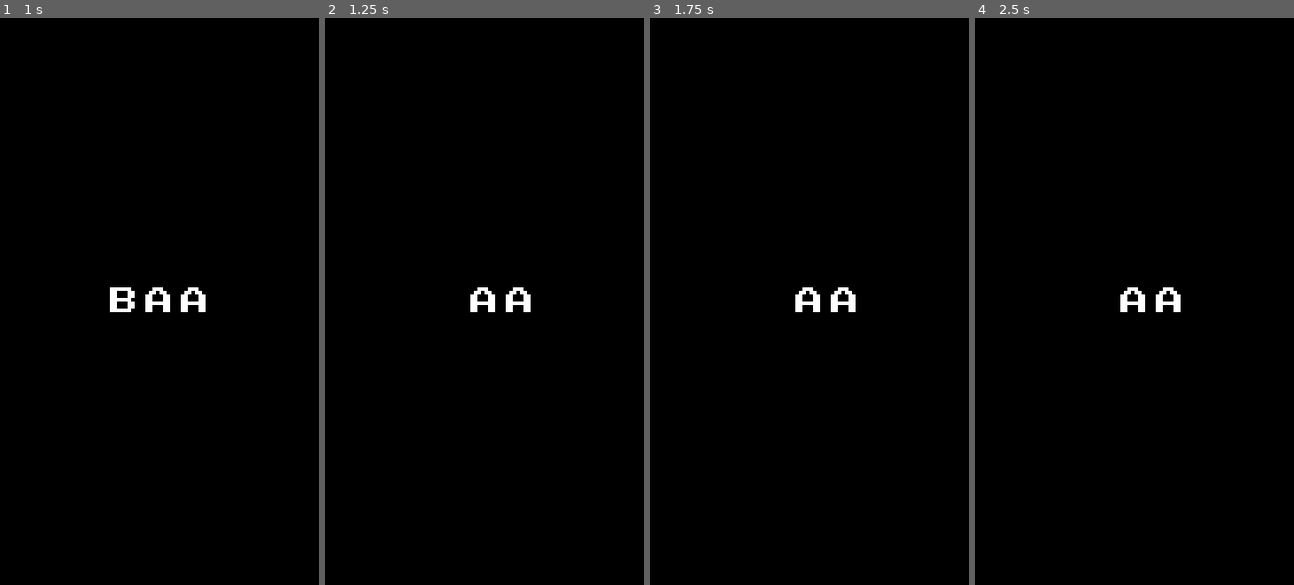
Above: before the commit, frames 1-4 (left to right).
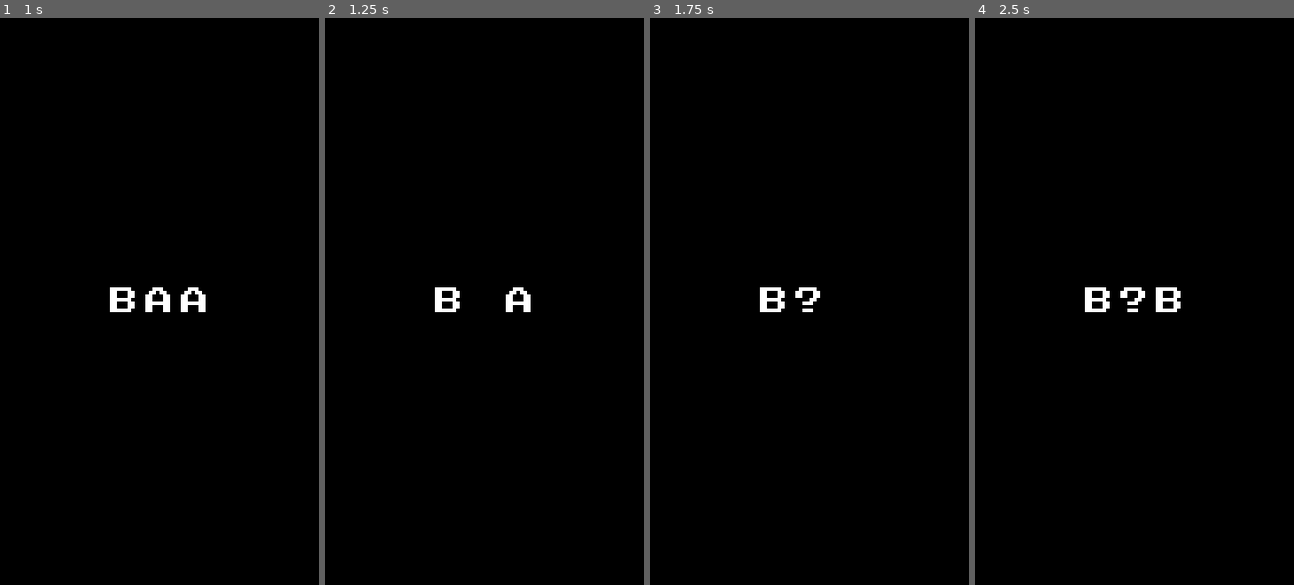
Above: after the commit, the same moments.

Repository: marcfreir/againstmonsters
Game: Godot game, scene res://scenes/nameSelector.tscn
Same seed, same stepped clock (60 frames per second), same inputs: the game is played once before the commit and once after it. This scene is started directly instead of the project's main scene.
Inputs:
- Up to frame 1 (1 s): hold Right (ui_right) from 0.53 s (still down); hold Space (power_release) from 0.53 s (still down)
- Up to frame 2 (1.25 s): keep holding Right (ui_right); keep holding Space (power_release)
- Up to frame 3 (1.75 s): release Right (ui_right) at 1.28 s; release Space (power_release) at 1.28 s; hold Left (ui_left) from 1.28 s (still down); tap Space (power_release) at 1.35 s
- Up to frame 4 (2.5 s): tap Enter at 2 s; release Left (ui_left) at 2.03 s; hold Right (ui_right) from 2.03 s (still down); hold Space (power_release) from 2.03 s (still down)

Frame 1 is identical in both runs. In frame 2, 0.4% of the frame differs, in the area x 34-54%, y 47-52%; in frame 3, 0.6%, in the area x 34-65%, y 47-52%; in frame 4, 0.5%.

Commit message:
Update & make the name selector choose the player name

Diff:
--- a/scenes/nameSelector.tscn
+++ b/scenes/nameSelector.tscn
@@ -44,8 +44,8 @@
 align = 1
 valign = 1
 
-[node name="Timer" type="Timer" parent="."]
+[node name="nameTimer" type="Timer" parent="."]
 wait_time = 0.2
 autostart = true
 
-[connection signal="timeout" from="Timer" to="." method="_on_Timer_timeout"]
+[connection signal="timeout" from="nameTimer" to="." method="_on_Timer_timeout"]
--- a/scripts/nameSelector.gd
+++ b/scripts/nameSelector.gd
@@ -1,14 +1,15 @@
 extends Node
 
-const characterList = "ABCDEFGHIJKLMNOPQRSTUVWXYZ_0123456789 *#"
+const characterList = "ABCDEFGHIJKLMNOPQRSTUVWXYZ_0123456789 *#@$%&!?"
 
 var index = 0
 var character = 0
 
+signal finished(playerName)
+
 # Called when the node enters the scene tree for the first time.
 func _ready():
 	set_process_input(true)
-
 
 func _input(event):
 	var indexChanged = false
@@ -22,8 +23,22 @@
 
 
 	if indexChanged:
+		if index < 0:
+			index = characterList.length() - 1
+		elif index >= characterList.length():
+			index = 0
+		get_node("nameSelectorHBoxContainer").get_child(character).set_text(characterList[index])
 
-		get_node("nameSelectorHBoxContainer").get_child(character).set_text(characterList[index])
+	if event.is_action_pressed("power_release") and not event.is_echo():
+		get_node("nameSelectorHBoxContainer").get_child(character).set_visible_characters(1)
+		index = 0
+		character += 1
+		if character > 2:
+			get_node("nameTimer").stop()
+			set_process_input(false)
+			var playerName = get_node("nameSelectorHBoxContainer").get_child(0).get_text() + get_node("nameSelectorHBoxContainer").get_child(1).get_text() + get_node("nameSelectorHBoxContainer").get_child(2).get_text()
+			emit_signal("finished", playerName)
+
 
 # Called every frame. 'delta' is the elapsed time since the previous frame.
 #func _process(delta):
